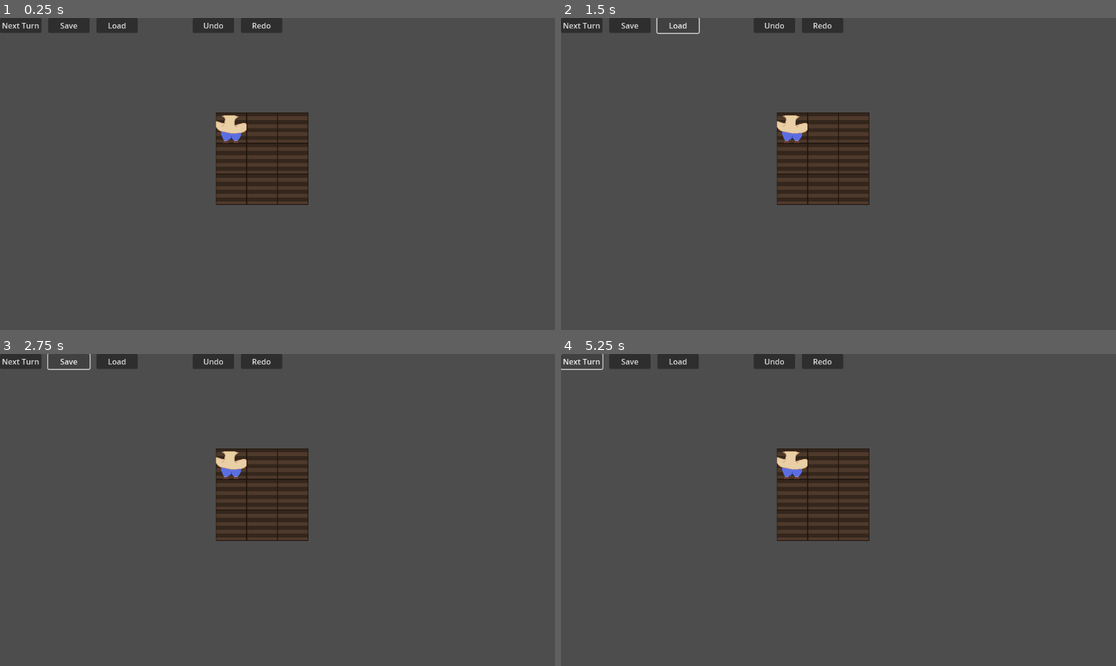
Above: before the commit, frames 1-4 (two rows, left to right).
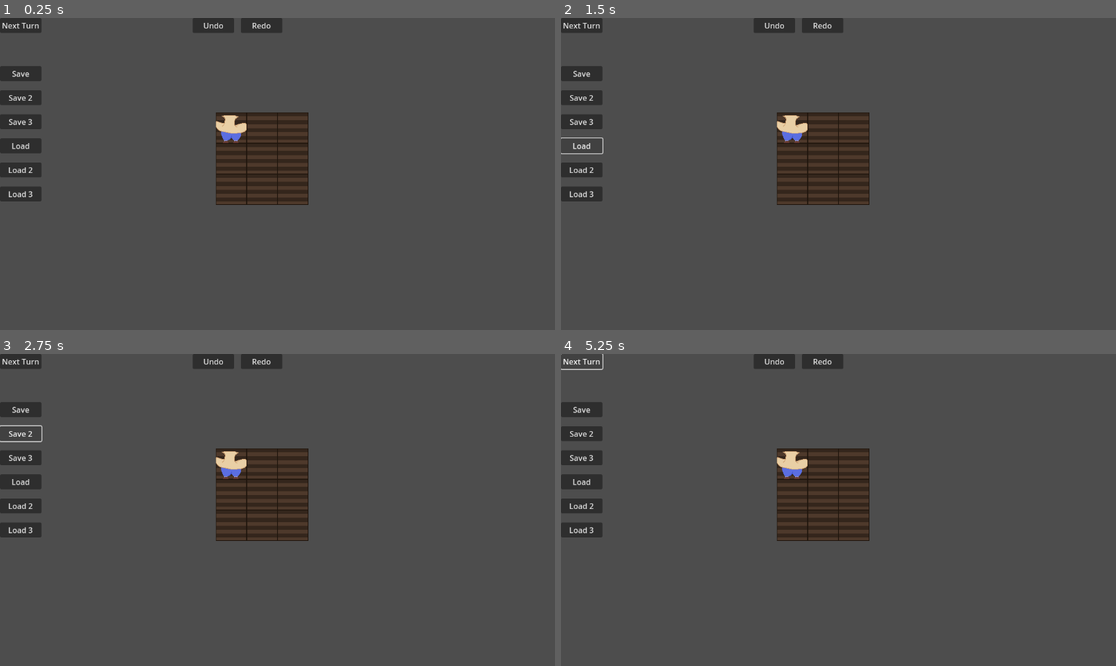
Above: after the commit, the same moments.

Repository: ZaneShan/CMPM-121-F
Game: Godot game, scene res://Main.tscn
The game is run twice, just before and just after one commit, with the same random seed, the same clock (stepped at 60 frames per second) and the same inputs.
Inputs:
- Up to frame 1 (0.25 s): no input
- Up to frame 2 (1.5 s): click "Save" at 0.5 s; click "Load" at 1.25 s
- Up to frame 3 (2.75 s): click "Save" (after the commit: "Save 2") at 2 s
- Up to frame 4 (5.25 s): click "Save" (after the commit: "Save 3") at 2.75 s; click "Load" (after the commit: "Load 2") at 3.5 s; click "Load" (after the commit: "Load 3") at 4.25 s; click "Next Turn" at 5 s

The runs differ from the first frame. In frame 1, 2.7% of the frame differs, in the area x 0-25%, y 0-59%; in frame 2, 2.1%; in frame 3, 2.2%; in frame 4, 2.7%.

Commit message:
added 3 save slots

Diff:
--- a/Main.gd
+++ b/Main.gd
@@ -33,10 +33,22 @@
 	turn_button.connect("pressed", Callable(self, "_on_turn_complete"))
 
 	var save_button = $SaveButton
-	save_button.connect("pressed", Callable(self, "save"))
+	save_button.connect("pressed", Callable(self, "save").bind("save1"))
+
+	var save_button2 = $SaveButton2
+	save_button2.connect("pressed", Callable(self, "save").bind("save2"))
+
+	var save_button3 = $SaveButton3
+	save_button3.connect("pressed", Callable(self, "save").bind("save3"))
 
 	var load_button = $LoadButton
-	load_button.connect("pressed", Callable(self, "load"))
+	load_button.connect("pressed", Callable(self, "load").bind("save1"))
+
+	var load_button2 = $LoadButton2
+	load_button2.connect("pressed", Callable(self, "load").bind("save2"))
+
+	var load_button3 = $LoadButton3
+	load_button3.connect("pressed", Callable(self, "load").bind("save3"))
 
 	var undo_button = $UndoButton
 	undo_button.connect("pressed", Callable(self, "undo"))
@@ -160,8 +172,8 @@
 	print("Grid data and stacks loaded successfully!")
 
 
-func save():
-	var file = FileAccess.open("user://grid_save.dat", FileAccess.WRITE)
+func save(fileName: String):
+	var file = FileAccess.open("user://grid_" + fileName + ".dat", FileAccess.WRITE)
 	if file == null:
 		print("Failed to open file for saving!")
 		return
@@ -186,8 +198,8 @@
 	file.close()
 	print("Grid data and stacks saved successfully!")
 
-func load():
-	var file = FileAccess.open("user://grid_save.dat", FileAccess.READ)
+func load(fileName: String):
+	var file = FileAccess.open("user://grid_" + fileName + ".dat", FileAccess.READ)
 	if file == null:
 		print("Failed to open file for loading!")
 		return
--- a/Main.tscn
+++ b/Main.tscn
@@ -11,16 +11,40 @@
 text = "Next Turn"
 
 [node name="SaveButton" type="Button" parent="."]
-offset_left = 100.0
-offset_right = 186.0
-offset_bottom = 31.0
+offset_top = 100.0
+offset_right = 86.0
+offset_bottom = 131.0
 text = "Save"
 
+[node name="SaveButton2" type="Button" parent="."]
+offset_top = 150.0
+offset_right = 86.0
+offset_bottom = 181.0
+text = "Save 2"
+
+[node name="SaveButton3" type="Button" parent="."]
+offset_top = 200.0
+offset_right = 86.0
+offset_bottom = 231.0
+text = "Save 3"
+
 [node name="LoadButton" type="Button" parent="."]
-offset_left = 200.0
-offset_right = 286.0
-offset_bottom = 31.0
+offset_top = 250.0
+offset_right = 86.0
+offset_bottom = 281.0
 text = "Load"
+
+[node name="LoadButton2" type="Button" parent="."]
+offset_top = 300.0
+offset_right = 86.0
+offset_bottom = 331.0
+text = "Load 2"
+
+[node name="LoadButton3" type="Button" parent="."]
+offset_top = 350.0
+offset_right = 86.0
+offset_bottom = 381.0
+text = "Load 3"
 
 [node name="UndoButton" type="Button" parent="."]
 offset_left = 400.0
@@ -74,6 +98,10 @@
 
 [connection signal="pressed" from="TurnButton" to="." method="_on_turn_button_pressed"]
 [connection signal="pressed" from="SaveButton" to="." method="_on_turn_button_pressed"]
+[connection signal="pressed" from="SaveButton2" to="." method="_on_turn_button_pressed"]
+[connection signal="pressed" from="SaveButton3" to="." method="_on_turn_button_pressed"]
 [connection signal="pressed" from="LoadButton" to="." method="_on_turn_button_pressed"]
+[connection signal="pressed" from="LoadButton2" to="." method="_on_turn_button_pressed"]
+[connection signal="pressed" from="LoadButton3" to="." method="_on_turn_button_pressed"]
 [connection signal="pressed" from="UndoButton" to="." method="_on_turn_button_pressed"]
 [connection signal="pressed" from="RedoButton" to="." method="_on_turn_button_pressed"]
